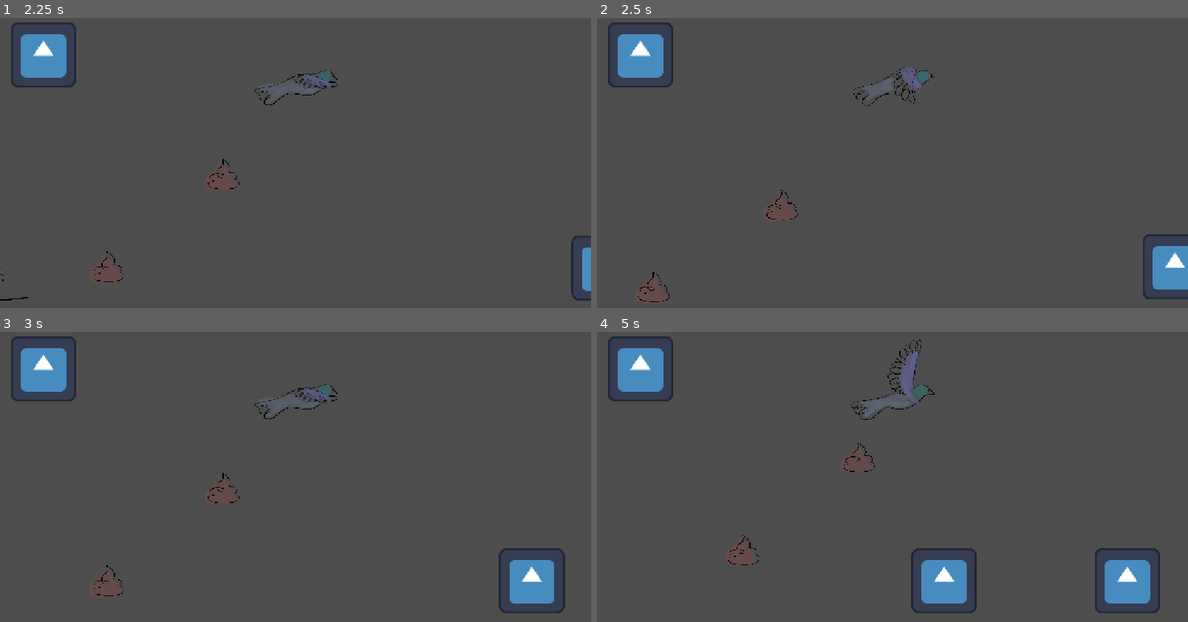
Above: before the commit, frames 1-4 (two rows, left to right).
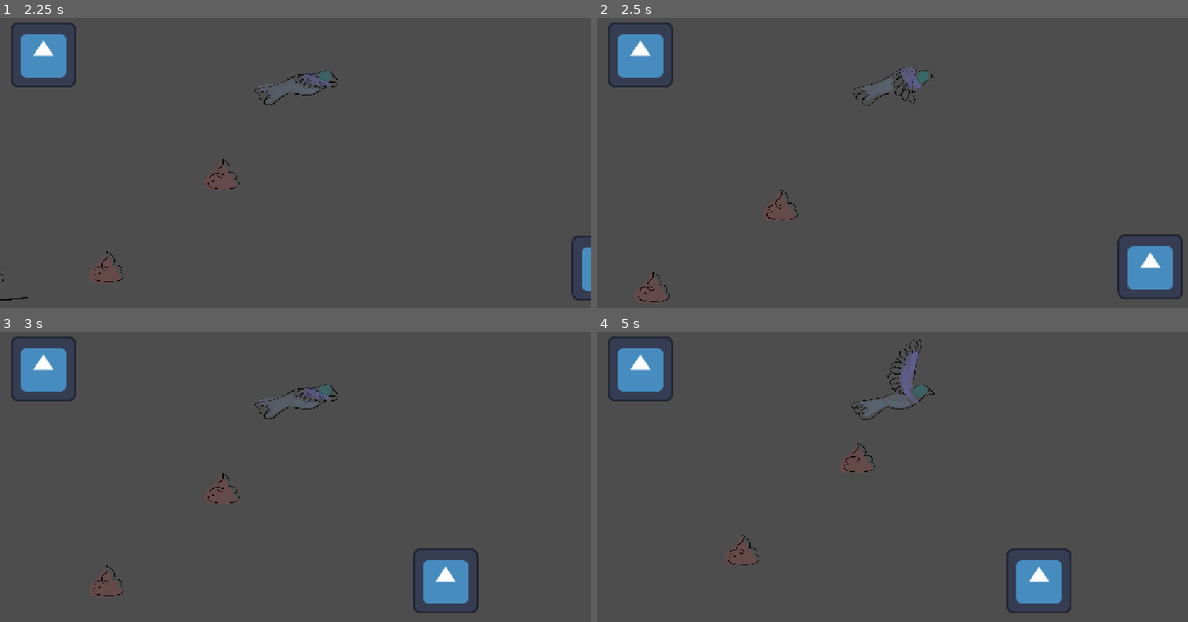
Above: after the commit, the same moments.

Repository: Argonbart/1Kackspiel
Game: Godot game, scene res://scenes/world.tscn
Same seed, same stepped clock (60 frames per second), same inputs: the game is played once before the commit and once after it. The engine's default icon, where the game draws it, is replaced by a stand-in: a white triangle on a blue panel in a dark square.
Inputs (mouse positions are in pixels of both pictures, inside the frame that each line leads up to):
- Up to frame 1 (2.25 s): move the mouse to (425, 160) at 0.52 s; click (425, 160) at 0.67 s; move the mouse to (177, 194) at 1.27 s; click (177, 194) at 1.42 s; move the mouse to (354, 105) at 2.02 s; click (354, 105) at 2.17 s
- Up to frame 2 (2.5 s): no input
- Up to frame 3 (3 s): move the mouse to (265, 558) at 2.77 s; click (265, 558) at 2.92 s
- Up to frame 4 (5 s): move the mouse to (1069, 540) at 3.52 s; click (1069, 540) at 3.67 s; move the mouse to (715, 442) at 4.27 s; click (715, 442) at 4.42 s

Frame 1 is identical in both runs. In frame 2, 1.3% of the frame differs, in the area x 88-100%, y 74-97%; in frame 3, 2.9%; in frame 4, 4.4%, in the area x 53-96%, y 74-97%.

Commit message:
umbrella scene

Diff:
--- /dev/null
+++ b/1kackspiel/scenes/umbrella.tscn
@@ -0,0 +1,12 @@
+[gd_scene load_steps=2 format=3 uid="uid://bf0hovtqbrhx3"]
+
+[ext_resource type="Texture2D" uid="uid://dx4jq0fmi08cc" path="res://assets/umbrella.png" id="1_013dy"]
+
+[node name="Umbrella" type="StaticBody2D"]
+
+[node name="Sprite2D" type="Sprite2D" parent="."]
+texture = ExtResource("1_013dy")
+
+[node name="CollisionShape2D" type="CollisionPolygon2D" parent="."]
+position = Vector2(-95.5, -149.5)
+polygon = PackedVector2Array(-11.5, -34.5, 70.5, -58.5, 92.5, -91.5, 123.5, -57.5, 198.5, -35.5, 261.5, 8.5, 318.5, 75.5, 341.5, 169.5, -146.5, 171.5, -139.5, 95.5, -113.5, 53.5, -69.5, 6.5)
--- a/1kackspiel/scenes/world.tscn
+++ b/1kackspiel/scenes/world.tscn
@@ -1,12 +1,13 @@
-[gd_scene load_steps=8 format=3 uid="uid://b87flovmmqdy6"]
+[gd_scene load_steps=9 format=3 uid="uid://b87flovmmqdy6"]
 
-[ext_resource type="PackedScene" uid="uid://bnp0jtbeoph08" path="res://scenes/background.tscn" id="1_i7141"]
+[ext_resource type="PackedScene" path="res://scenes/background.tscn" id="1_i7141"]
 [ext_resource type="PackedScene" uid="uid://cm4xec5ngycft" path="res://scenes/bird.tscn" id="1_nnsk1"]
 [ext_resource type="Texture2D" uid="uid://b3qqm72k53syp" path="res://assets/icon.svg" id="2_rwgxs"]
 [ext_resource type="Shape2D" uid="uid://c66lqgv2eaf30" path="res://shapes/ground_shape.tres" id="3_4wyf3"]
 [ext_resource type="Script" uid="uid://cosk1k0wef2rc" path="res://scripts/human_spawner.gd" id="4_k0juu"]
 [ext_resource type="PackedScene" uid="uid://bfipa14gkf06n" path="res://scenes/basic_human.tscn" id="5_71j4m"]
-[ext_resource type="PackedScene" uid="uid://5kpma8i70u3" path="res://scenes/ui.tscn" id="6_qfnet"]
+[ext_resource type="PackedScene" path="res://scenes/ui.tscn" id="6_qfnet"]
+[ext_resource type="PackedScene" uid="uid://bf0hovtqbrhx3" path="res://scenes/umbrella.tscn" id="7_4mrxx"]
 
 [node name="World" type="Node2D"]
 
@@ -50,6 +51,7 @@
 [node name="Human Spawner" type="Node2D" parent="." node_paths=PackedStringArray("bird")]
 script = ExtResource("4_k0juu")
 mob_scene = ExtResource("5_71j4m")
+umbrella_scene = ExtResource("7_4mrxx")
 bird = NodePath("../Bird")
 
 [node name="Timer" type="Timer" parent="Human Spawner"]
--- a/1kackspiel/scripts/basic_human.gd
+++ b/1kackspiel/scripts/basic_human.gd
@@ -5,14 +5,11 @@
 
 
 var movement_direction: bool = true
-var random_number:int = 0
+var random_number:int = randi_range(-5, 5) % 100
 var collision
 
-func _physics_process(delta: float) -> void:
+func _physics_process(_delta) -> void:
 
-
-
-	#move_and_slide()
 	if random_number > 0:
 		move_and_collide(Vector2(-2, 0))
 
@@ -20,28 +17,8 @@
 		move_and_collide(Vector2(2, 0))
 
 
-
-	#if collision:
-		#var other = collision.get_collider()
-		#print("Kollision mit:", other.name)
-		#if other.name == "PoopBody":
-			#life -= 1;
-		#if life <=0:
-			#queue_free()
-
-
-			#print(area.name)
-	#print("Leben: ", life)
-	#if area.name == "PoopArea":
-		#if life <= 0:
-			#queue_free()
-		#else:
-			#life -= 1
-
-
-
 func _on_timer_change_direction_timeout() -> void:
-	random_number = randi_range(-5, 1) % 100
+	random_number = randi_range(-5, 5) % 100
 	print(random_number)
 
 
--- a/1kackspiel/scripts/human_spawner.gd
+++ b/1kackspiel/scripts/human_spawner.gd
@@ -2,6 +2,7 @@
 
 
 @export var mob_scene: PackedScene
+@export var umbrella_scene: PackedScene
 @export var bird: CharacterBody2D
 
 func _on_timer_timeout() -> void:
@@ -14,4 +15,8 @@
 	# Create a new instance of the Mob scene.
 	var enemy = mob_scene.instantiate()
 	enemy.position = Vector2(spawn_position,500)
+
+
+
+
 	add_child(enemy)
Binary file added: 1kackspiel/assets/umbrella.png
Not shown, added: 1kackspiel/assets/umbrella.png.import
